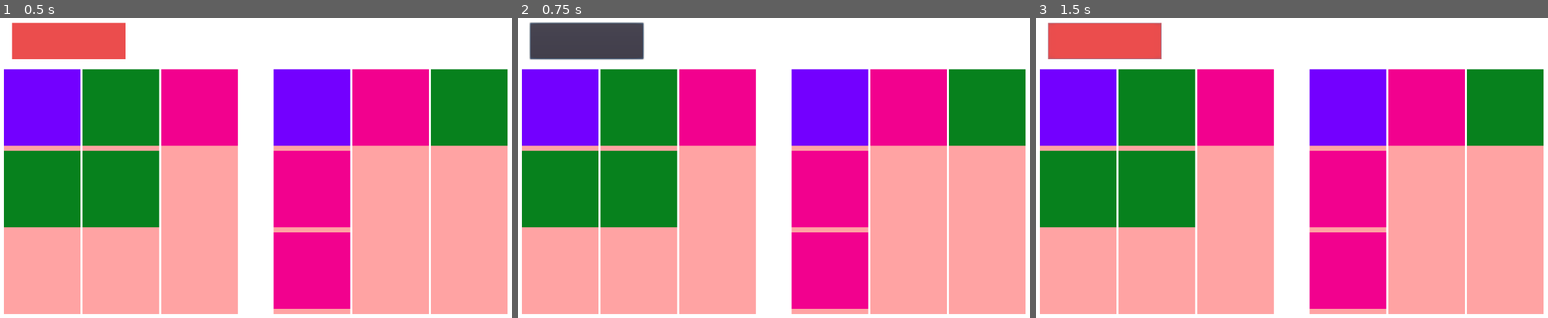
Above: before the commit, frames 1-3 (left to right).
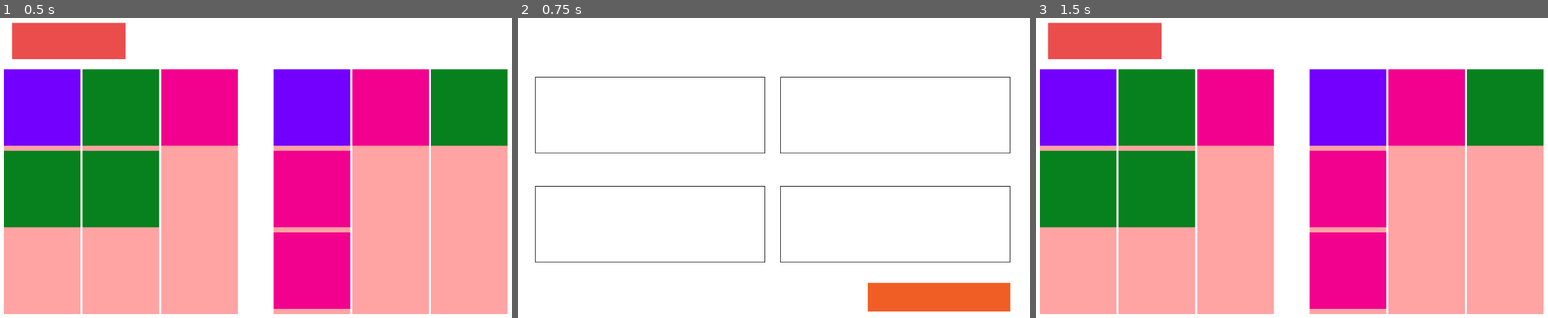
Above: after the commit, the same moments.

Repository: not-blond-beard/savor-22b-mock-battle
Game: Godot game, scene res://scenes/levels/battle.tscn
Same seed, same stepped clock (60 frames per second), same inputs: the game is played once before the commit and once after it. The project has no main scene, so this scene is started directly.
Inputs (mouse positions are in pixels of both pictures, inside the frame that each line leads up to):
- Up to frame 1 (0.5 s): no input
- Up to frame 2 (0.75 s): click "세팅하기" at 0.5 s
- Up to frame 3 (1.5 s): click (1455, 297) at 1.25 s, where only the run after the commit has a clickable "게임 실행하기"

Frame 1 is identical in both runs. In frame 2, 77% of the frame differs, in the area x 0-100%, y 1-99%; in frame 3, 0.1%.

Commit message:
fix: Fix wrong scene path

Diff:
--- a/MockBattle/scenes/levels/battle.gd
+++ b/MockBattle/scenes/levels/battle.gd
@@ -9,7 +9,7 @@
 var instance_map = {}
 
 func _on_change_scene_pressed():
-	 return get_tree().change_scene("res://scenes/settings.tscn")
+	 return get_tree().change_scene("res://scenes/levels/settings.tscn")
 
 func _ready():
 	batch_characters_at_areas()
--- a/MockBattle/scenes/levels/settings.gd
+++ b/MockBattle/scenes/levels/settings.gd
@@ -1,7 +1,7 @@
 extends Control
 
 func _on_game_start_pressed():
-	 get_tree().change_scene("res://scenes/battle.tscn")
+	 get_tree().change_scene("res://scenes/levels/battle.tscn")
 
 func _ready():
 	var batch_settings = Settings.get_batch_setting()
